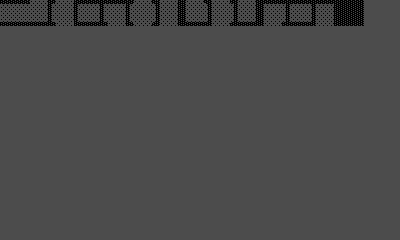
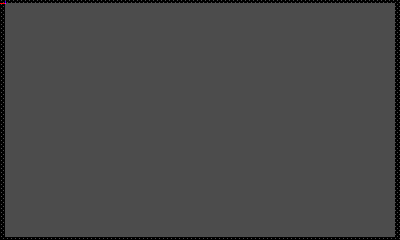
Two versions of the same layered image (400x240). Layer-by-layer changes:
hid "Layer 7" over [0, 0, 364, 26]
added layer "Layer 9" above "Layer 8" over [0, 1, 6, 4]
added layer "Layer 8" above "Border" over [0, 0, 400, 240]
